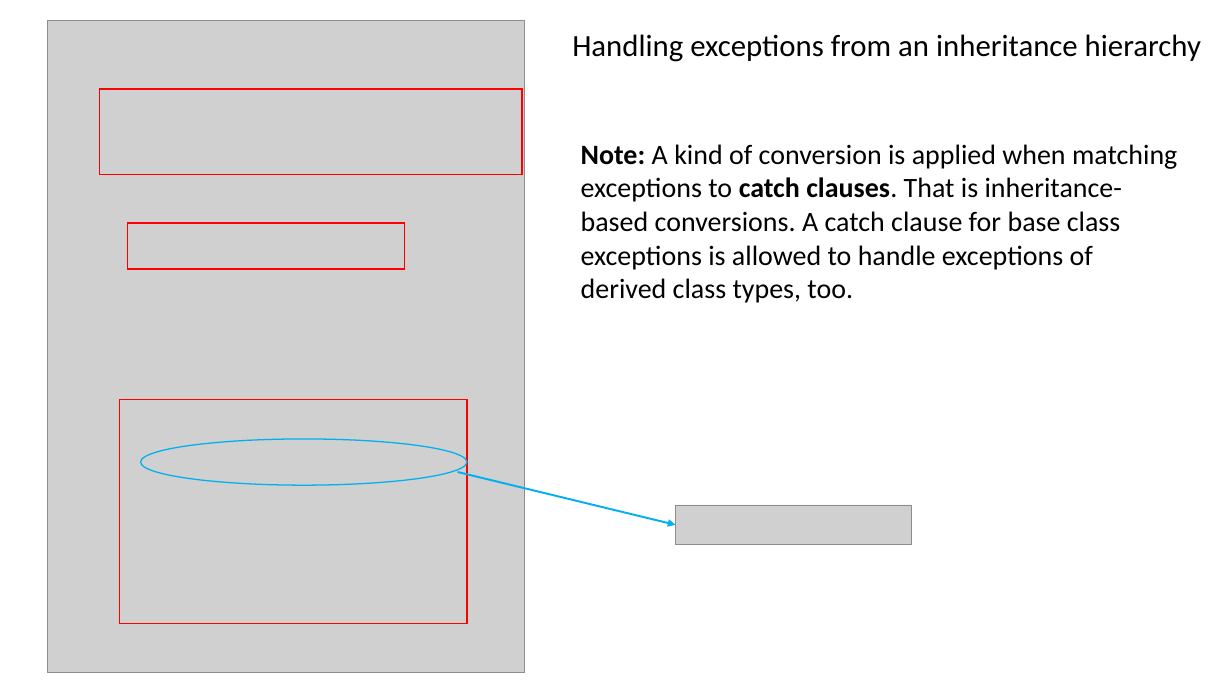
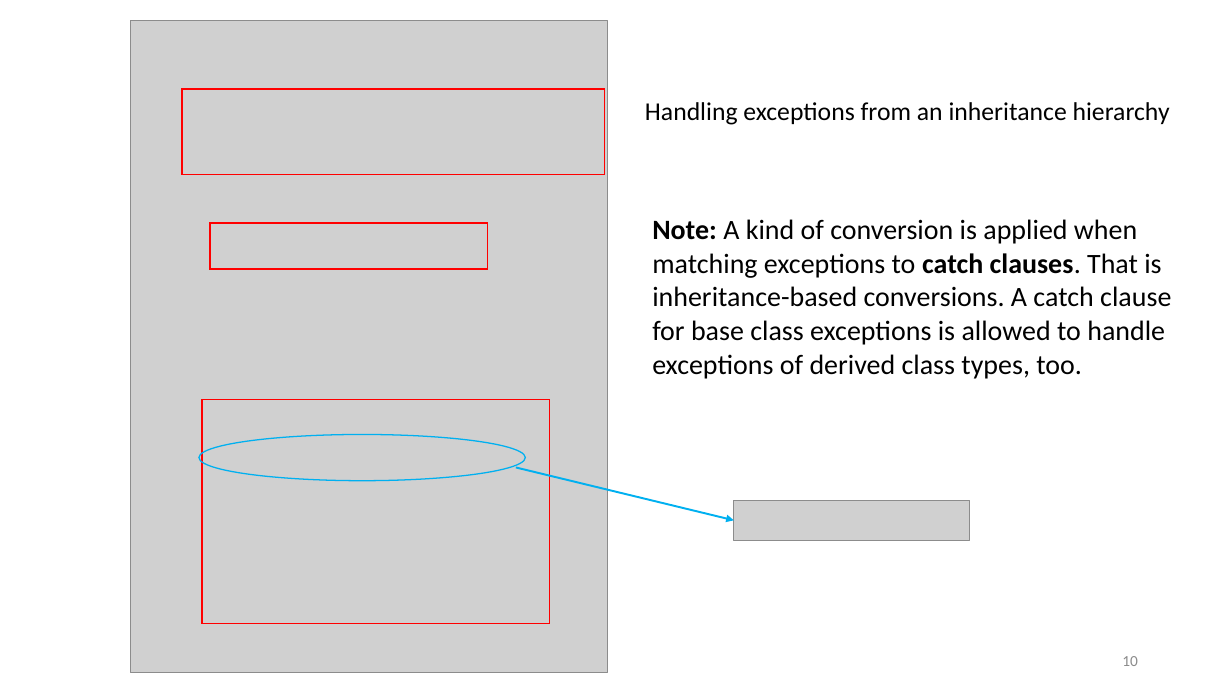
Before and after one commit to ShiqiYu/CPP, a slide deck: slide 10 of week14/Lab14.pptx. Drawn at 1232x693 pixels with LibreOffice and Linux fonts; fonts in the diff are those of the drawing; grey boxes stand for pictures; background and template pictures are left out. Boxes give left, top, right and bottom in pixels: in the first picture for what was removed or moved away, otherwise in the second. Text is boxed around its words. In the diff, an @@ line names an element or a change of style, - is before the commit and + after.

```diff
--- a/week14/Lab14.pptx
+++ b/week14/Lab14.pptx
@@ text "Handling exceptions from an inheritance ..." moved from (x1=572, y1=34, x2=1201, y2=62) to (x1=645, y1=102, x2=1170, y2=125) @@
@@ text "Handling exceptions from an inheritance ..." at (x1=645, y1=102, x2=1170, y2=125): size 24 to 20 pt @@
@@ text "Note: A kind of conversion ..." rewrapped from (x1=581, y1=144, x2=1177, y2=303) to (x1=652, y1=219, x2=1171, y2=379) @@
@@ 2 rectangles, 1 picture moved together from (x1=48, y1=20, x2=525, y2=673) to (x1=130, y1=20, x2=607, y2=673) @@
@@ rectangle moved from (x1=119, y1=399, x2=467, y2=624) to (x1=202, y1=399, x2=550, y2=624) @@
@@ 1 picture, 1 ellipse, 1 arrow moved together from (x1=140, y1=439, x2=912, y2=545) to (x1=199, y1=434, x2=970, y2=541) @@
@@ page number added at (x1=1122, y1=656, x2=1138, y2=666), 12 pt, text #8C8C8C @@
+10
```
Also in this commit, not shown: 17 other slides changed, 3 slides added, 2 slides removed, 3 other files.
